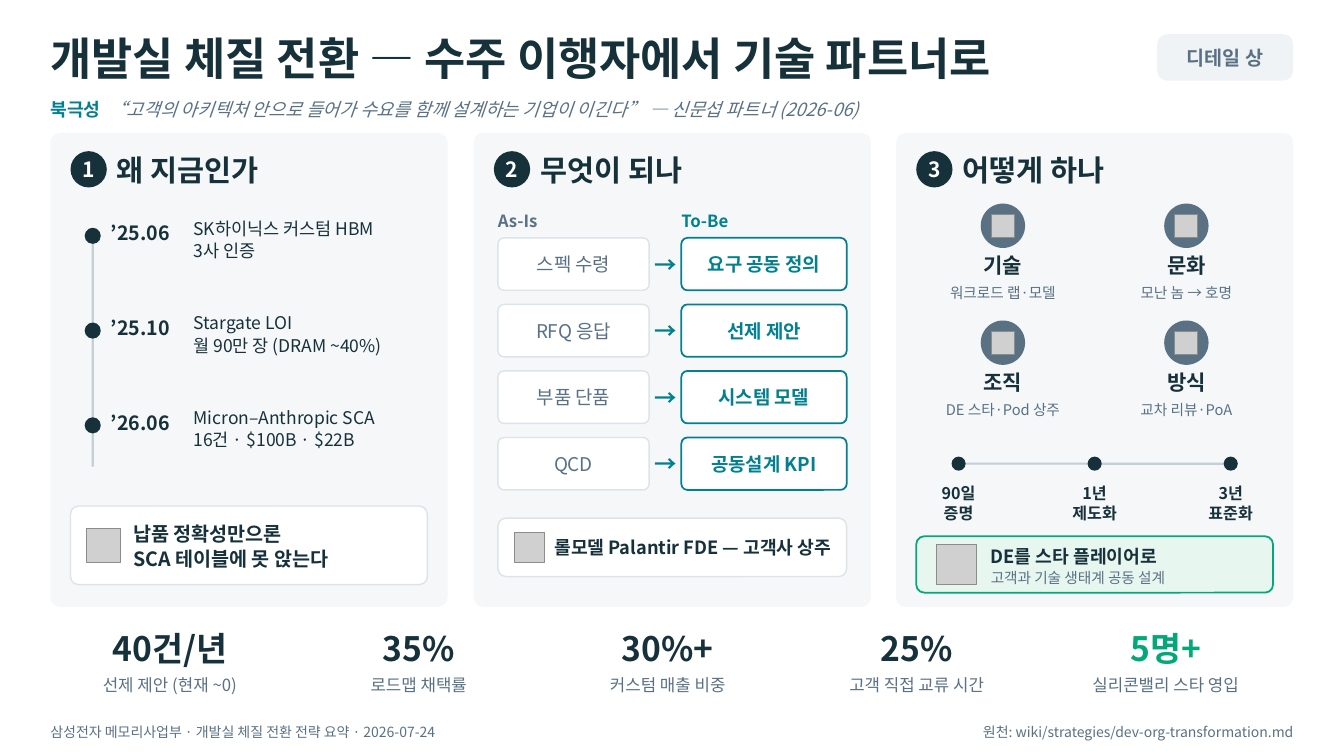
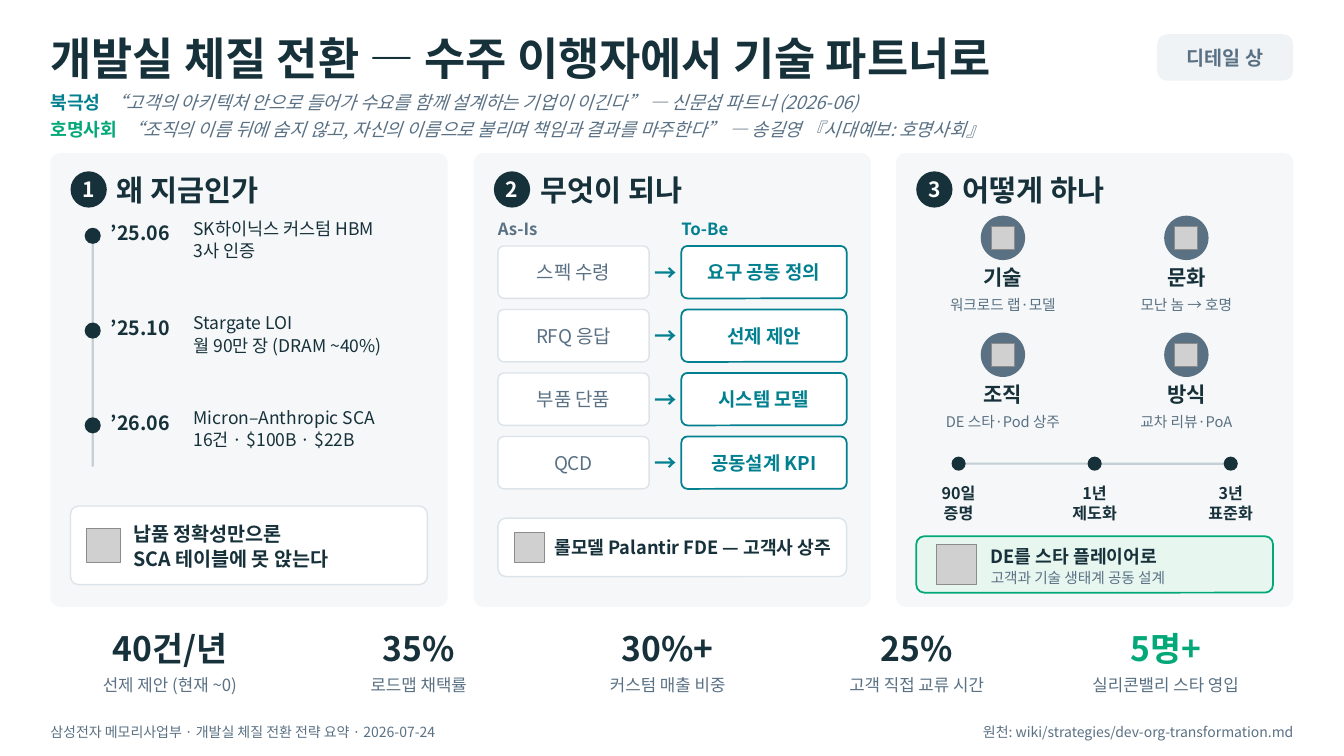
Before and after one commit to k31001/action-learning, a slide deck: slide 1 of outputs/presentation/dev-transformation-summary.pptx. Drawn at 1344x756 pixels with LibreOffice and Linux fonts; fonts in the diff are those of the drawing; grey boxes stand for pictures. Boxes give left, top, right and bottom in pixels: in the first picture for what was removed or moved away, otherwise in the second. Text is boxed around its words. In the diff, an @@ line names an element or a change of style, - is before the commit and + after.

```diff
--- a/outputs/presentation/dev-transformation-summary.pptx
+++ b/outputs/presentation/dev-transformation-summary.pptx
@@ text "북극성 “고객의 아키텍처 안으로 들어가 ...": place and size @@
-text "북극성 “고객의 아키텍처 안으로 들어가 ..." at box(50, 100, 858, 120)
+text "북극성 “고객의 아키텍처 안으로 들어가 ..." at box(50, 93, 858, 113)
@@ text added at box(50, 120, 984, 139), 13 pt, text #5A7184, italic @@
+호명사회 “조직의 이름 뒤에 숨지 않고, 자신의 이름으로 불리며 책임과 결과를 마주한다” — 송길영 『시대예보: 호명사회』
@@ rounded rectangle: place and size @@
-rounded rectangle at box(50, 133, 448, 607)
+rounded rectangle at box(50, 153, 448, 607)
@@ rounded rectangle: place and size @@
-rounded rectangle at box(474, 133, 871, 607)
+rounded rectangle at box(474, 153, 871, 607)
@@ rounded rectangle: place and size @@
-rounded rectangle at box(896, 133, 1294, 607)
+rounded rectangle at box(896, 153, 1294, 607)
@@ 3 ellipses, 3 texts: place and size @@
-3 ellipses, 3 texts at box(71, 151, 1104, 188)
+3 ellipses, 3 texts at box(71, 171, 1104, 208)
@@ 2 rounded rectangles, 1 text: place and size @@
-2 rounded rectangles, 1 text at box(498, 304, 847, 357)
+2 rounded rectangles, 1 text at box(498, 310, 847, 362)
@@ 11 texts, 4 pictures, 4 ellipses, 2 rounded rectangles: place and size @@
-11 texts, 4 pictures, 4 ellipses, 2 rounded rectangles at box(498, 204, 1233, 416)
+11 texts, 4 pictures, 4 ellipses, 2 rounded rectangles at box(498, 216, 1233, 428)
```
Also in this commit, not shown: 2 other slides changed, 9 other files.
